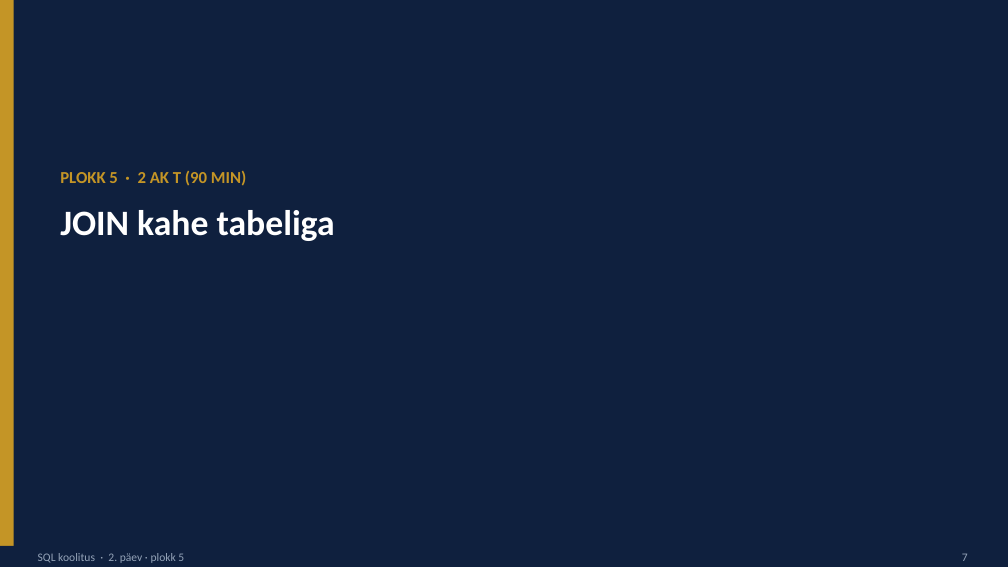
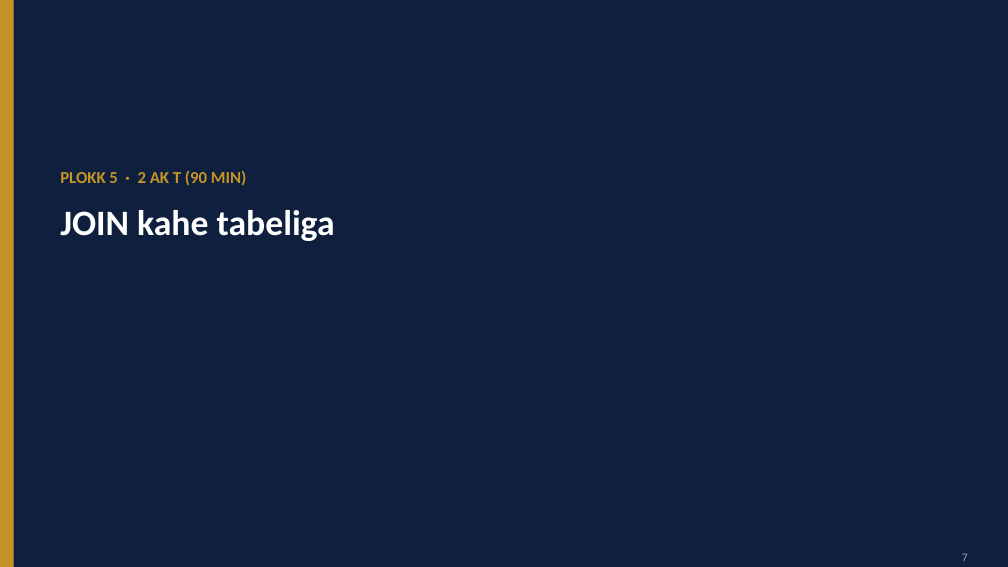
Before and after one commit to emilieabel/andmetarkus, a slide deck: slide 3 of Materjalid/Day8 SQL/8-paev-andmetarkus-esitlus.pptx. Drawn at 1008x567 pixels with LibreOffice and Linux fonts; fonts in the diff are those of the drawing. Boxes give left, top, right and bottom in pixels: in the first picture for what was removed or moved away, otherwise in the second. Text is boxed around its words. In the diff, an @@ line names an element or a change of style, - is before the commit and + after.

```diff
--- a/Materjalid/Day8 SQL/8-paev-andmetarkus-esitlus.pptx
+++ b/Materjalid/Day8 SQL/8-paev-andmetarkus-esitlus.pptx
@@ rectangle removed at (x1=0, y1=546, x2=1008, y2=567) @@
@@ text removed at (x1=38, y1=553, x2=184, y2=563) @@
-SQL koolitus · 2. päev · plokk 5
```
Also in this commit, not shown: 2 other slides changed.
